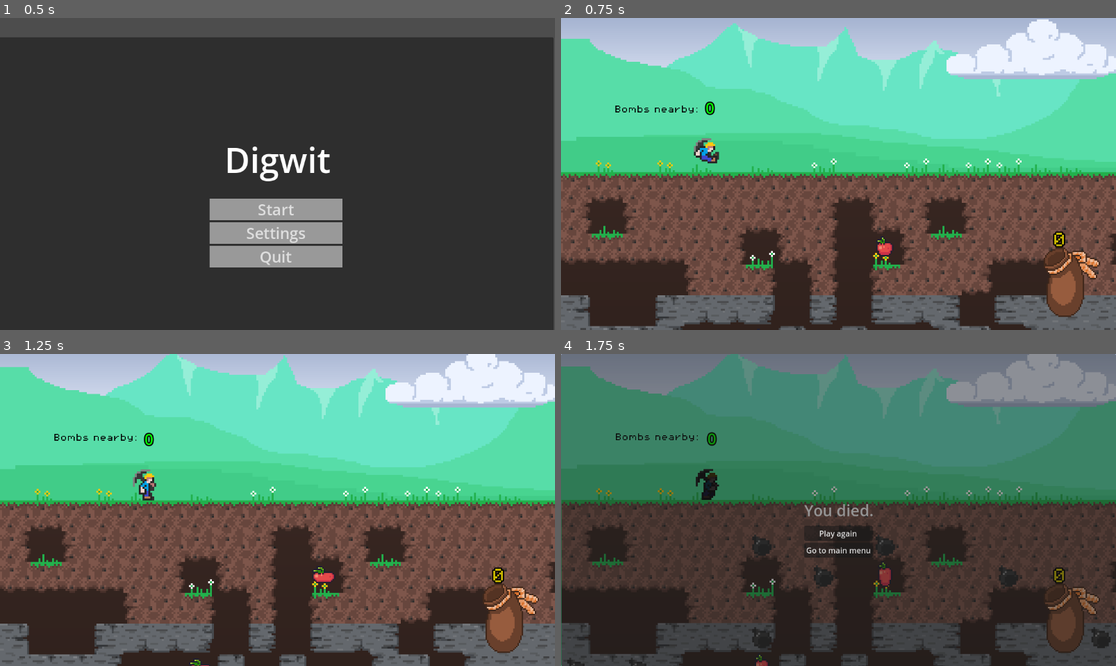
Above: before the commit, frames 1-4 (two rows, left to right).
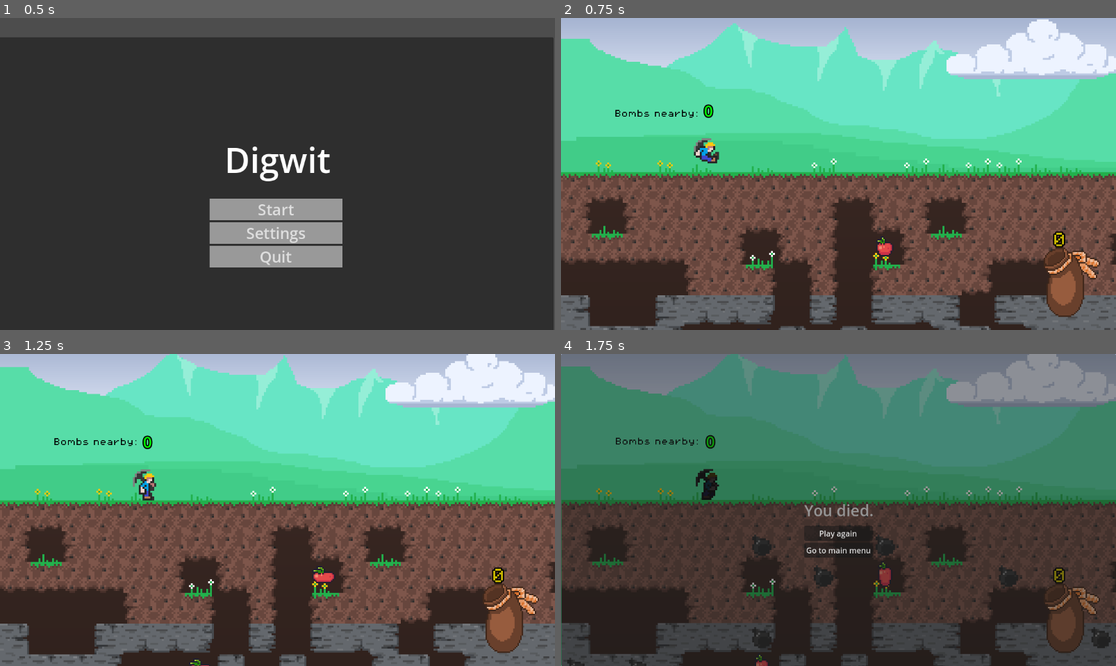
Above: after the commit, the same moments.

Repository: d-v-b/ld58
Game: Godot game, scene res://scenes/main_menu.tscn
Two runs of this game, one before a commit and one after it. Both use one fixed random seed, a clock stepped at 60 frames per second and the inputs below.
Inputs (mouse positions are in pixels of both pictures, inside the frame that each line leads up to):
- Up to frame 1 (0.5 s): no input
- Up to frame 2 (0.75 s): click "Start" at 0.5 s
- Up to frame 3 (1.25 s): no input
- Up to frame 4 (1.75 s): move the mouse to (960, 494) at 1.27 s; hold D (move_right) from 1.28 s (still down); tap X (action_die) at 1.35 s; tap Space (action_jump) at 1.52 s

Frame 1 is identical in both runs. In frame 2, 0.3% of the frame differs, in the area x 9-28%, y 26-33%; in frame 3, 0.3%; in frame 4, 0.3%.

Commit message:
moved labels

Diff:
--- a/Collector/scenes/game.tscn
+++ b/Collector/scenes/game.tscn
@@ -247,9 +247,10 @@
 script = ExtResource("5_gee14")
 
 [node name="BombCountLabel" type="Label" parent="Player"]
-offset_top = -126.0
-offset_right = 35.0
-offset_bottom = -16.0
+offset_left = -3.0
+offset_top = -120.0
+offset_right = 20.0
+offset_bottom = -28.0
 theme_override_constants/outline_size = 10
 theme_override_font_sizes/font_size = 32
 text = "5"
@@ -345,7 +346,7 @@
 
 [node name="Label" type="Label" parent="."]
 offset_left = 111.0
-offset_top = -138.0
+offset_top = -129.0
 offset_right = 463.0
 offset_bottom = -93.0
 theme_override_colors/font_color = Color(0, 0, 0, 1)
--- a/Collector/scripts/diamond.gd
+++ b/Collector/scripts/diamond.gd
@@ -7,7 +7,9 @@
 
 func _on_body_entered(body: Node2D) -> void:
 	if body.name == "Player":
+		Globals.add_score(70)
+		Globals.update()
 		anim.play("Collected")
 		await anim.animation_finished
 		queue_free()
-		get_node("/root/Main").diamonds_collected += 1
+		# get_node("/root/Main").diamonds_collected += 1
Not shown: 1 places in Collector/scenes/game.tscn that only renumber resources
